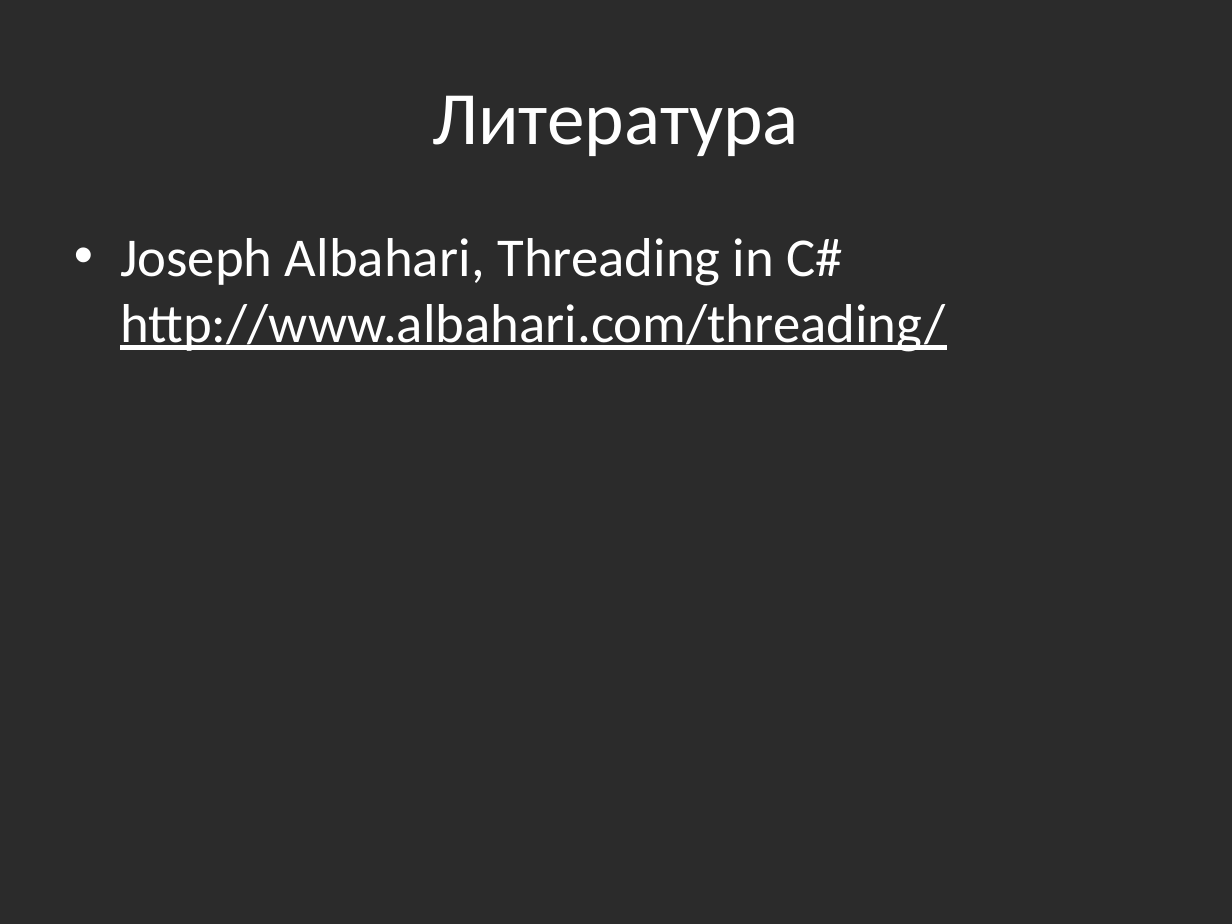
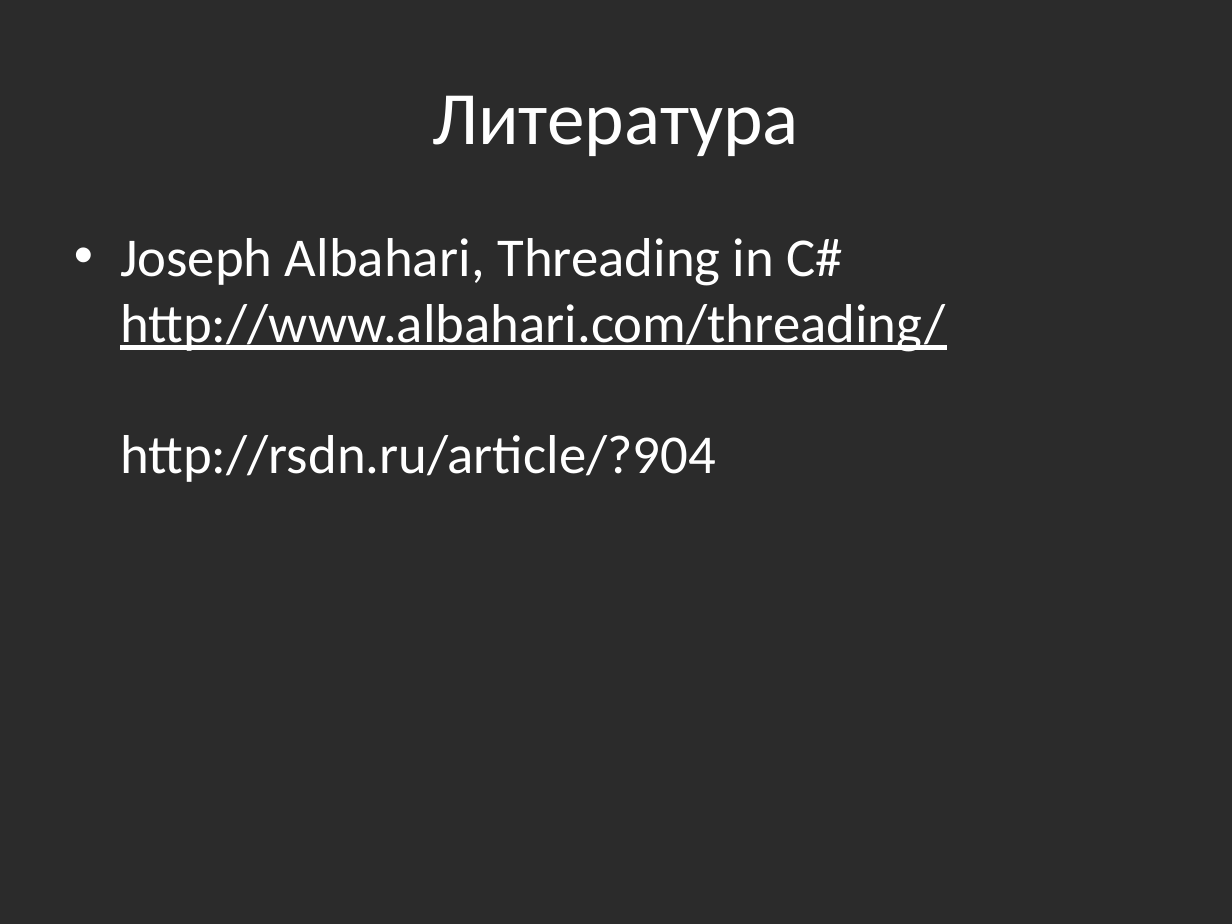
Before and after one commit to bazile/Training, a slide deck: slide 2 of Presentation/lesson-08-multithreading.pptx. Drawn at 1232x924 pixels with LibreOffice and Linux fonts; fonts in the diff are those of the drawing; background and template pictures are left out; a plain dark background stands for a picture behind light text. Boxes give left, top, right and bottom in pixels: in the first picture for what was removed or moved away, otherwise in the second. Text is boxed around its words. In the diff, an @@ line names an element or a change of style, - is before the commit and + after.

```diff
--- a/Presentation/lesson-08-multithreading.pptx
+++ b/Presentation/lesson-08-multithreading.pptx
@@ text at (120,238,945,482): text changed @@
-• Joseph Albahari, Threading in C#
-  http://www.albahari.com/threading/
+• Joseph Albahari, Threading in C#
+  http://www.albahari.com/threading/
+  http://rsdn.ru/article/?904
```
Also in this commit, not shown: 4 other slides changed.
